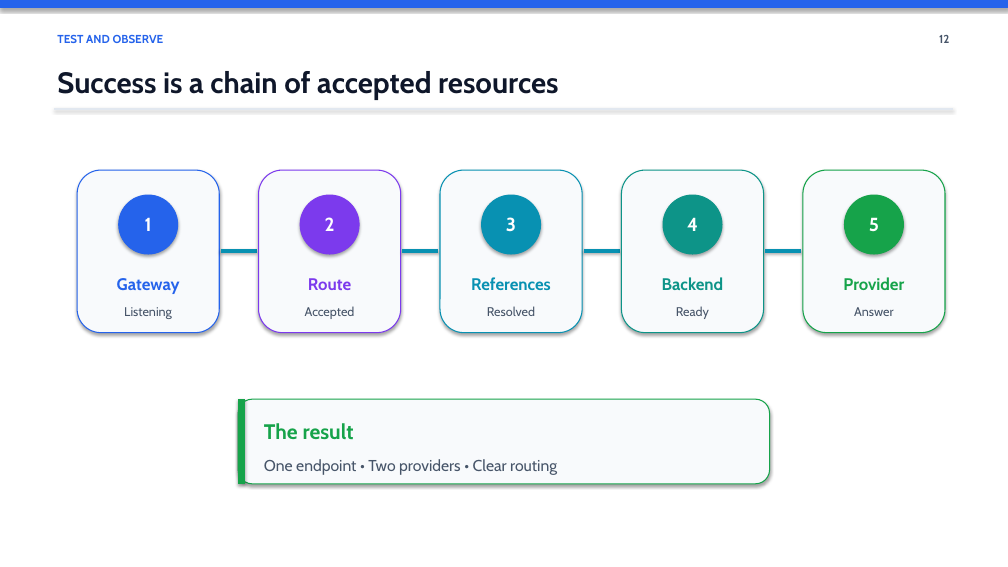
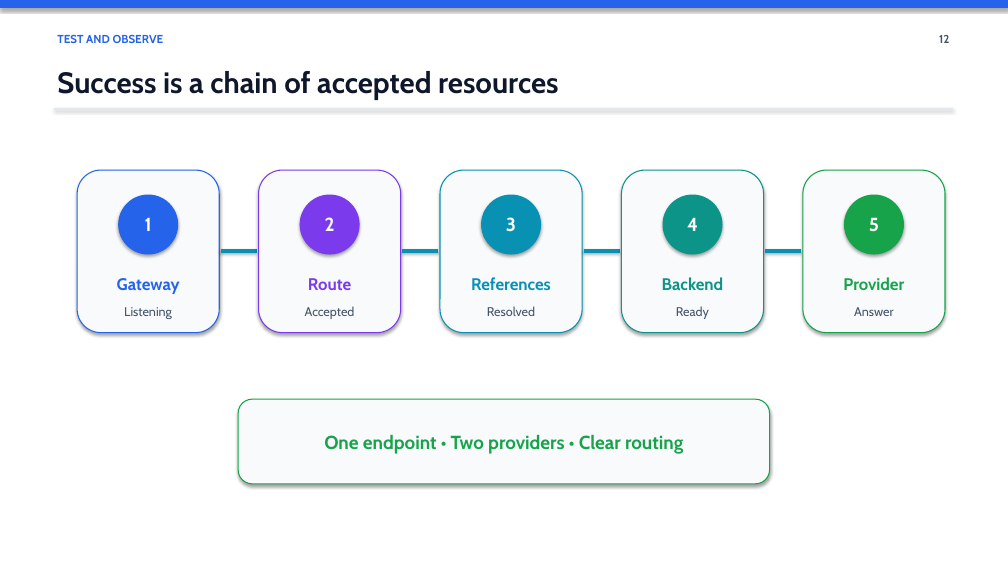
Before and after one commit to mohamedlotfy95/Elsherif-Agentgateway-Labs, a slide deck: slide 12 of docs/presentation/Agentgateway_LLM_Routing_Workshop.pptx. Drawn at 1008x567 pixels with LibreOffice and Linux fonts; fonts in the diff are those of the drawing. Boxes give left, top, right and bottom in pixels: in the first picture for what was removed or moved away, otherwise in the second. Text is boxed around its words. In the diff, an @@ line names an element or a change of style, - is before the commit and + after.

Commit message:
docs: update Agentgateway LLM Routing Workshop presentation

```diff
--- a/docs/presentation/Agentgateway_LLM_Routing_Workshop.pptx
+++ b/docs/presentation/Agentgateway_LLM_Routing_Workshop.pptx
@@ rectangle removed at <box>238,399,245,484</box> @@
@@ text "One endpoint • Two providers ...": place and size @@
-text "One endpoint • Two providers ..." at <box>264,459,557,475</box>
+text "One endpoint • Two providers ..." at <box>324,435,683,454</box>
@@ text "One endpoint • Two providers ..." at <box>324,435,683,454</box>: size 15 to 18 pt, text colour #475569 to #16A34A, bold on; alignment left to centre @@
@@ text removed at <box>264,423,354,440</box> @@
-The result
```
Also in this commit, not shown: 5 other slides changed.
